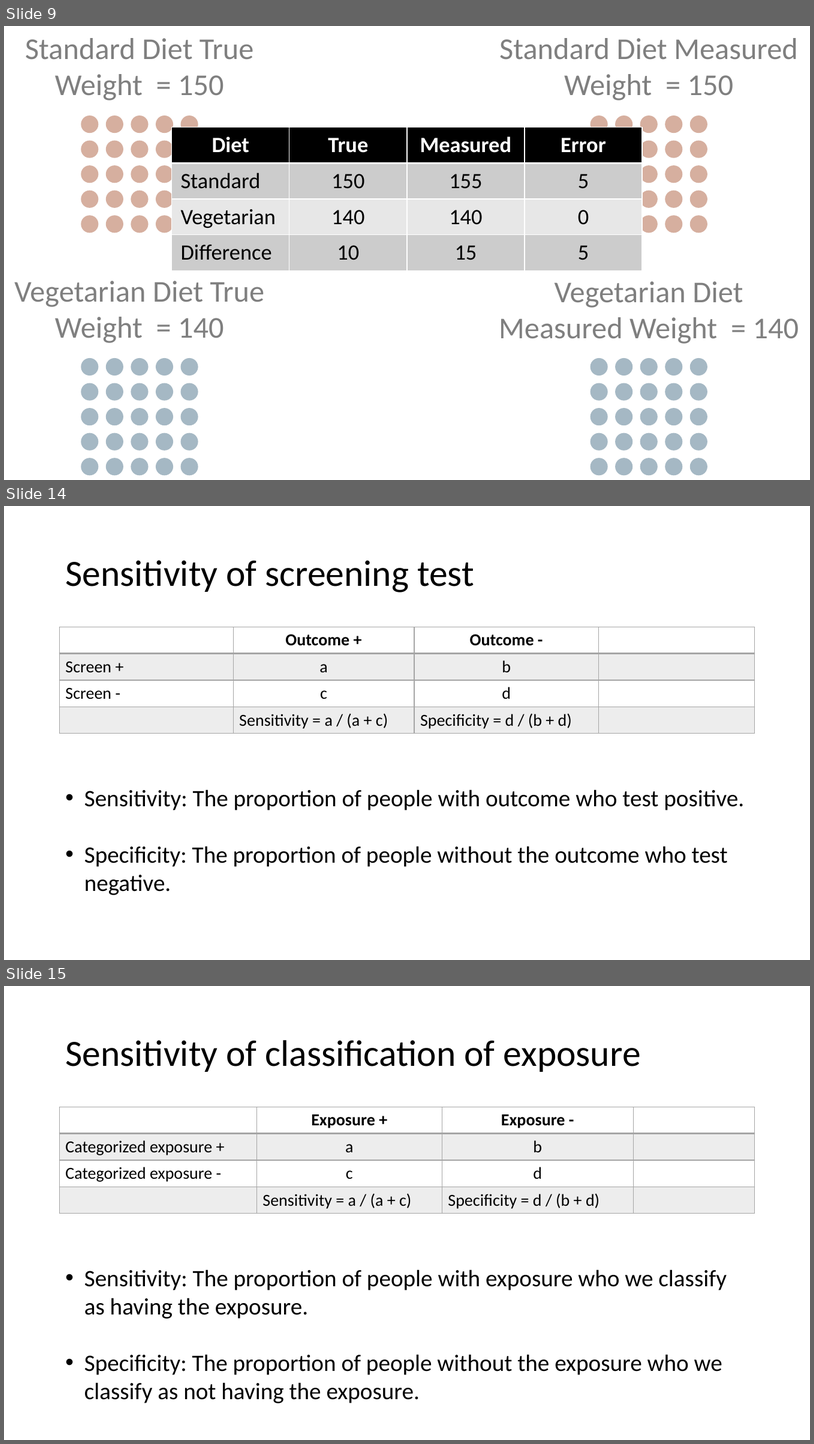
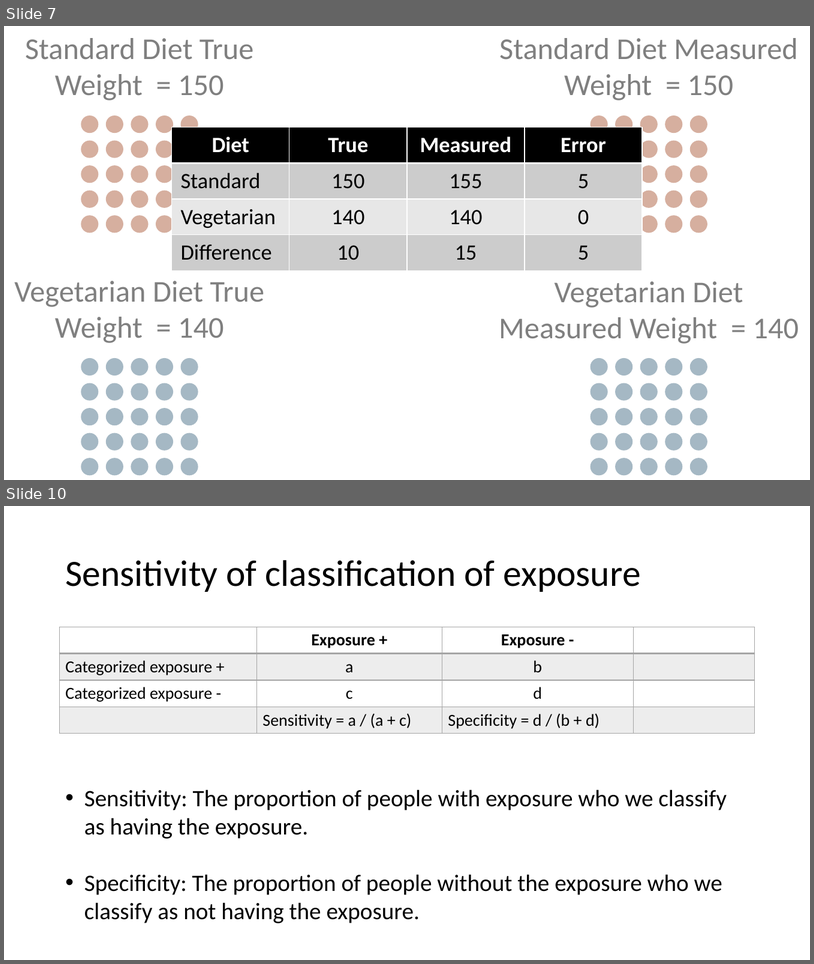
Before and after one commit to brad-cannell/r4epi, a slide deck: img/10_part_epi_foundations/11_systematic_error/Systematic Error.pptx. Shown one above the other, each under a label of ours: slides 9, 14 and 15 before the commit, slides 7 and 10 after it; the slides between them are not shown. The pictures are 814x1444 and 814x964 pixels, drawn with LibreOffice and Linux fonts; fonts in the diff are those of the drawing. Boxes give left, top, right and bottom in pixels: in the first picture for what was removed or moved away, otherwise in the second. Text is boxed around its words. In the diff, an @@ line names an element or a change of style, - is before the commit and + after.

```diff
--- a/img/10_part_epi_foundations/11_systematic_error/Systematic Error.pptx
+++ b/img/10_part_epi_foundations/11_systematic_error/Systematic Error.pptx
@@ slide 14 removed at [4, 506, 810, 960], background #FFFFFF @@
@@ title removed at [65, 560, 474, 592] @@
-Sensitivity of screening test
@@ table removed at [60, 627, 756, 732], 4 rows, 4 columns @@
- | Outcome + | Outcome - | 
-Screen + | a | b | 
-Screen - | c | d | 
- | Sensitivity = a / (a + c) | Specificity = d / (b + d) | 
@@ text removed at [84, 789, 744, 895] @@
-• Sensitivity: The proportion of people with outcome who test positive.
-• Specificity: The proportion of people without the outcome who test negative.
@@ what was slide 9 is now slide 7 @@
@@ what was slide 15 is now slide 10 @@
```
Also in this commit, not shown: 2 slides changed, 13 other slides removed, 39 other files.
